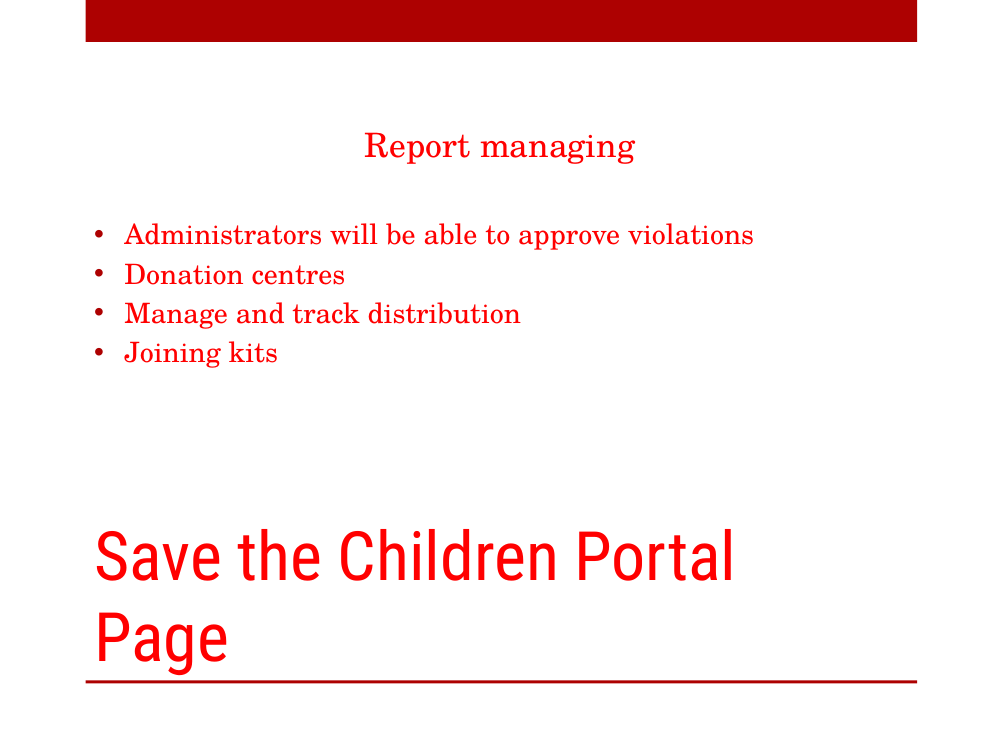
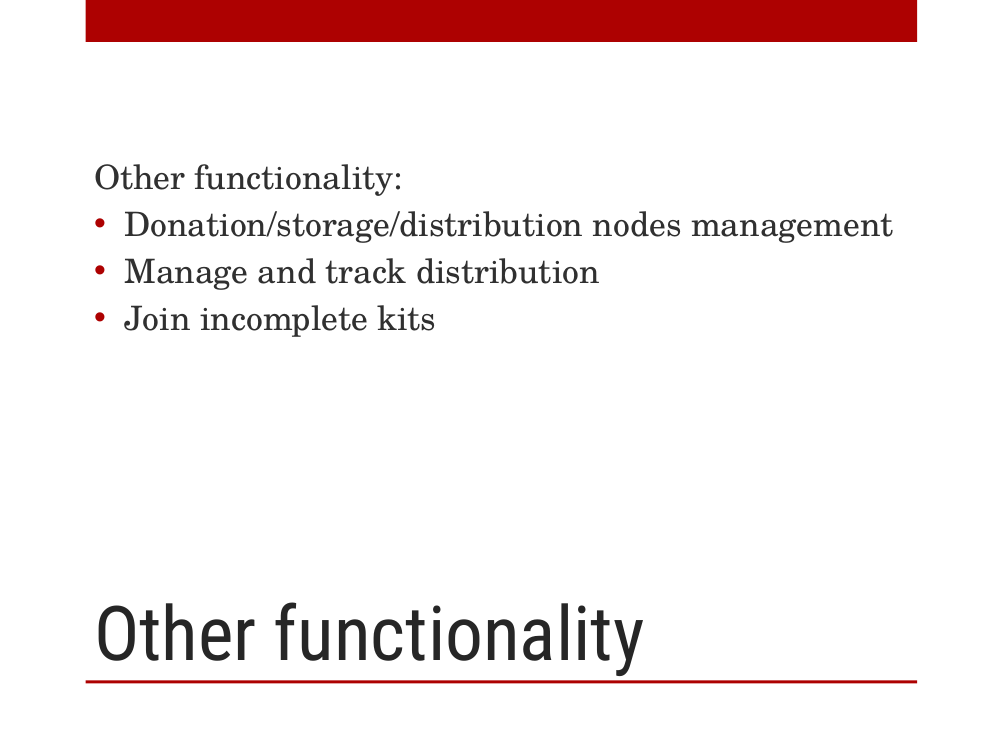
Before and after one commit to dumitruc/ve-hack-day, a slide deck: slide 23 of PPT/SaveTheChildren.pptx (slide 28 before the commit). Drawn at 1008x756 pixels with LibreOffice and Linux fonts; fonts in the diff are those of the drawing; background and template pictures are left out. Boxes give left, top, right and bottom in pixels: in the first picture for what was removed or moved away, otherwise in the second. Text is boxed around its words. In the diff, an @@ line names an element or a change of style, - is before the commit and + after.

```diff
--- a/PPT/SaveTheChildren.pptx
+++ b/PPT/SaveTheChildren.pptx
@@ text at [94,164,894,243]: text changed; size 20 to 24 pt; text colour #FF0000 to #303030 @@
-Report managing
-• Administrators will be able to approve violations
-• Donation centres
+Other functionality:
+• Donation/storage/distribution nodes management
@@ text at [124,258,600,290]: size 20 to 24 pt, text colour #FF0000 to #303030 in "Manage and track distribution" @@
@@ text at [124,305,436,337]: text changed; size 20 to 24 pt; text colour #FF0000 to #303030 @@
-• Joining kits
+• Join incomplete kits
@@ title at [94,602,645,676]: text changed; size 48.6 to 54 pt; text colour #FF0000 to #262626 @@
-Save the Children Portal Page
+Other functionality
```
Also in this commit, not shown: 5 other slides changed, 4 slides added, 8 slides removed, 1 other file.
